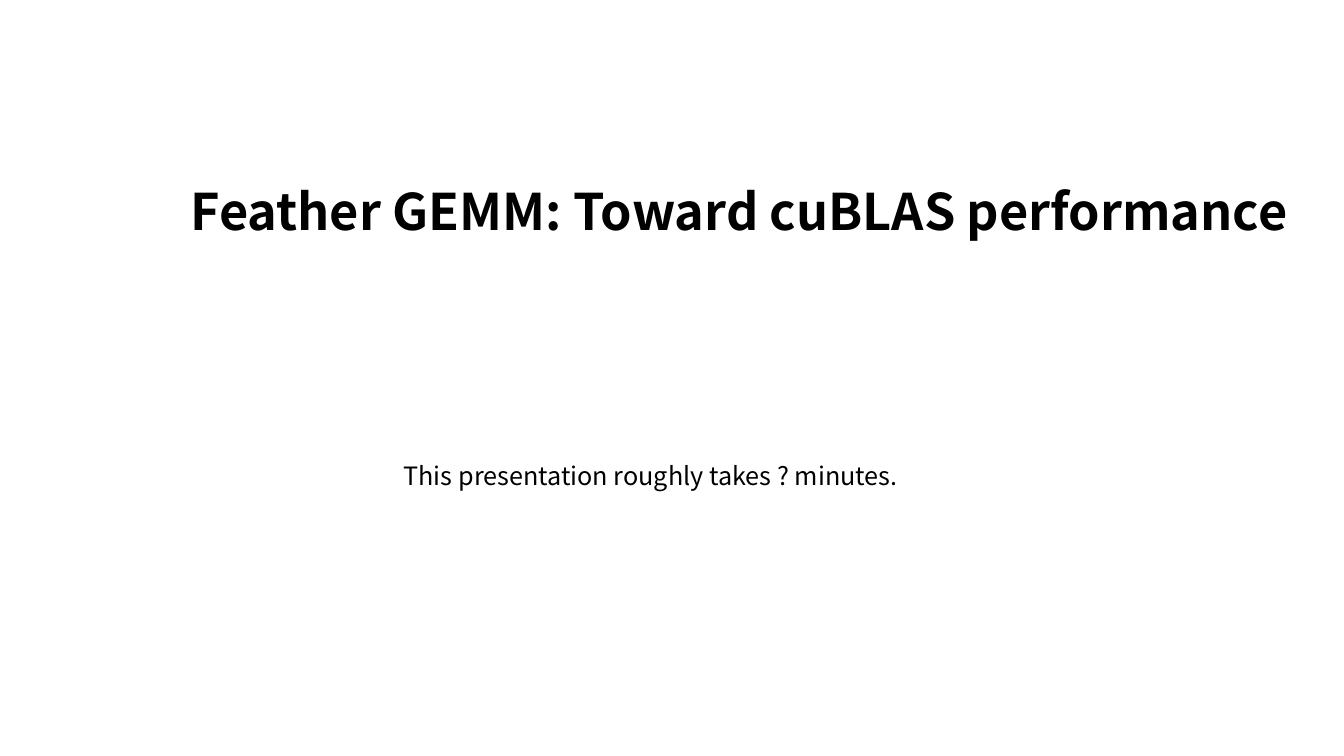
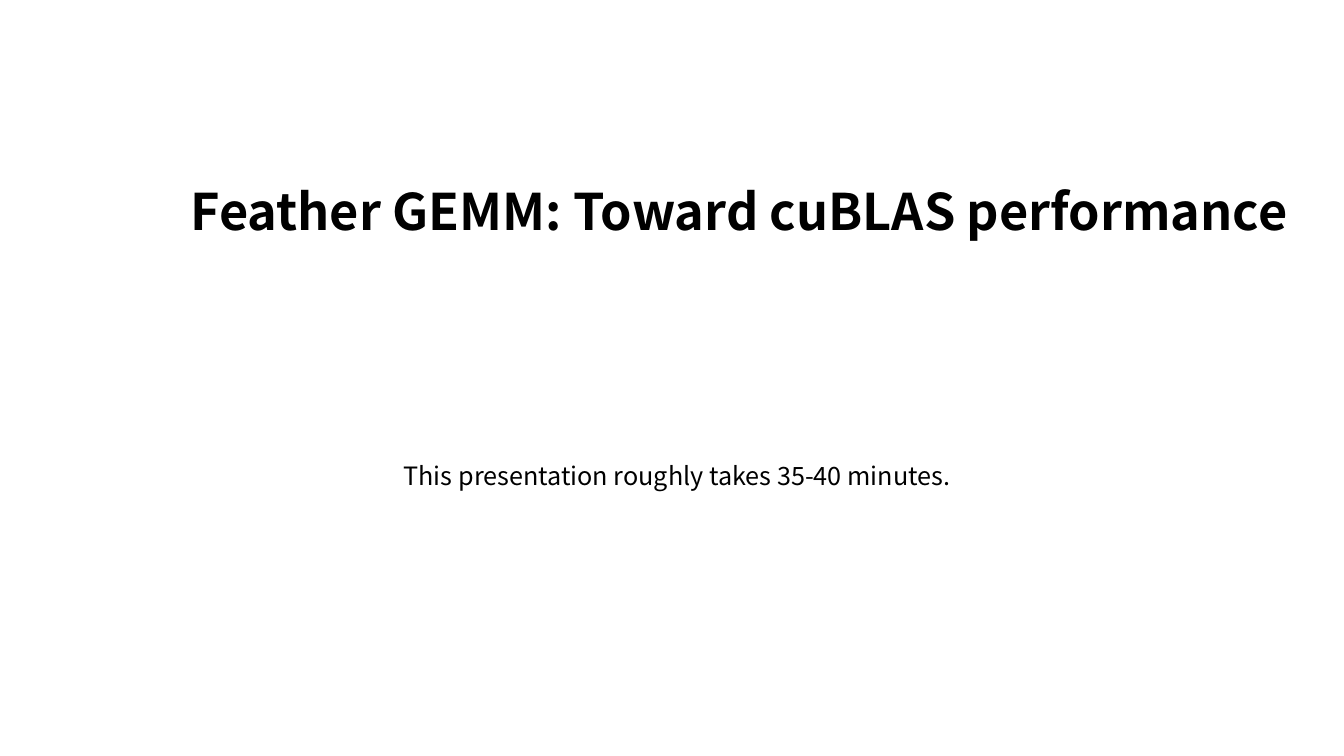
Before and after one commit to InhabitancyCocoon/feather_gemm, a slide deck: slide 1 of docs/presentation.pptx. Drawn at 1344x756 pixels with LibreOffice and Linux fonts; fonts in the diff are those of the drawing. Boxes give left, top, right and bottom in pixels: in the first picture for what was removed or moved away, otherwise in the second. Text is boxed around its words. In the diff, an @@ line names an element or a change of style, - is before the commit and + after.

```diff
--- a/docs/presentation.pptx
+++ b/docs/presentation.pptx
@@ text at <box>404,465,951,491</box>: text changed @@
-This presentation roughly takes ? minutes.
+This presentation roughly takes 35-40 minutes.
```
Also in this commit, not shown: 17 other slides changed, 3 slides added, 2 other files.
